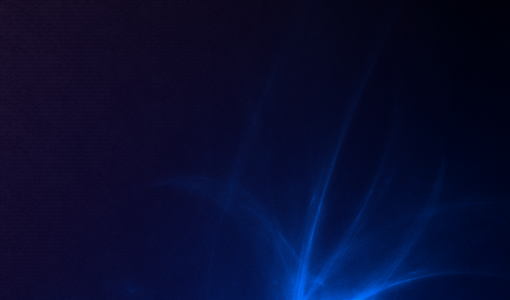
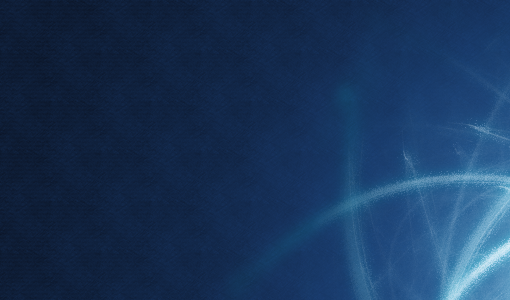
Before/after of a 510 × 300 layered artwork. What changed in the layer stack:
removed layer "Color#1" (was 20%) over [0, 0, 510, 300]
removed layer "Color" (was 20%) over [0, 0, 510, 300]
removed layer "Flame" over [0, 0, 510, 300]
removed layer "Flame Blur" over [0, 0, 510, 300]
added layer "Flame (Light)" above "Flame (Noise -> Spread 15)" over [305, 26, 510, 300]
added layer "Flame (Noise -> Spread 15)" above "Flame (Blur -> Gussian 20)" over [305, 24, 510, 300]
added layer "Flame (Blur -> Gussian 20)" above "Stripes" over [218, 0, 510, 300]
"Stripes": opacity 15% → 10%, painted on it over [0, 0, 510, 300]
added layer "Paper copy" above "Paper" over [0, 0, 510, 300]
"Paper": opacity 20% → 100%, painted on it over [0, 0, 510, 300]
removed layer "Base" (was 20%) over [0, 0, 466, 300]
painted on "Background" over [0, 0, 510, 300]
